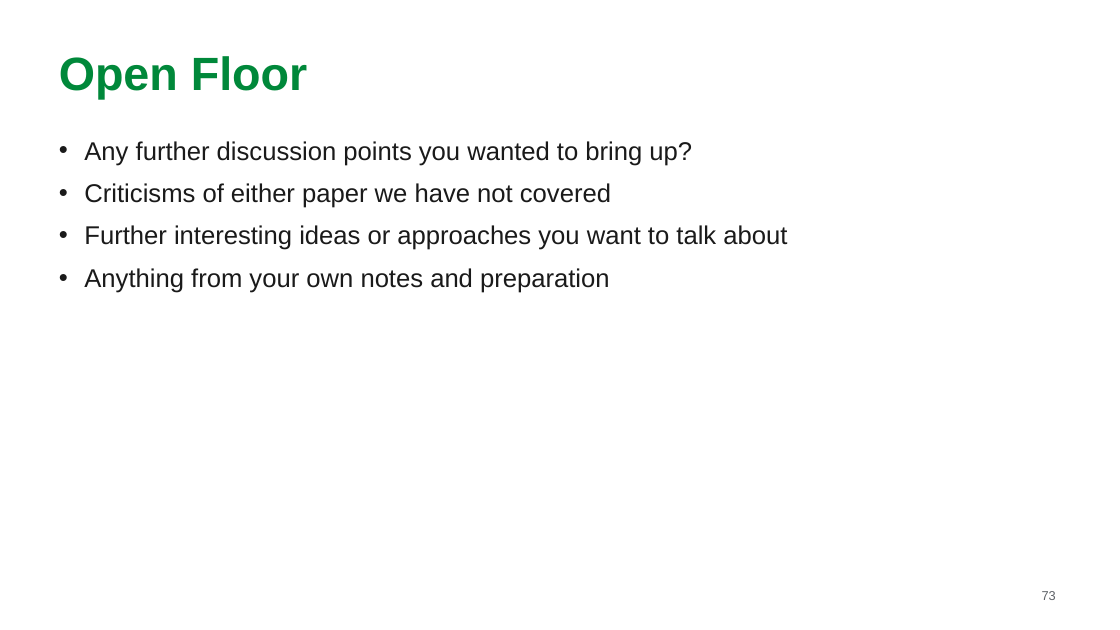
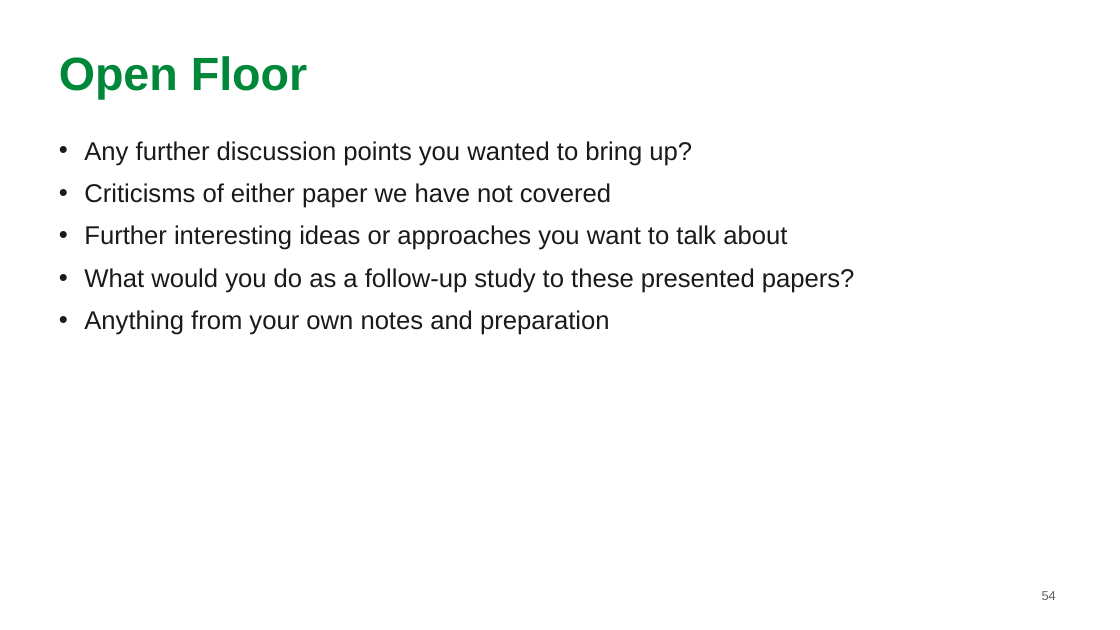
Before and after one commit to MarkAndreDuesing/Reprod_Docs_And_Notes, a slide deck: slide 54 of Vorl_2/slides/lecture2-team-paper2.pptx (slide 73 before the commit). Drawn at 1120x630 pixels with LibreOffice and Linux fonts; fonts in the diff are those of the drawing. Boxes give left, top, right and bottom in pixels: in the first picture for what was removed or moved away, otherwise in the second. Text is boxed around its words. In the diff, an @@ line names an element or a change of style, - is before the commit and + after.

```diff
--- a/Vorl_2/slides/lecture2-team-paper2.pptx
+++ b/Vorl_2/slides/lecture2-team-paper2.pptx
@@ text at (x1=84, y1=268, x2=855, y2=293): paragraph added @@
+• What would you do as a follow-up study to these presented papers?
@@ page number at (x1=1042, y1=591, x2=1056, y2=600): text changed @@
-73
+54
```
Also in this commit, not shown: 18 other slides changed, 18 slides added, 1 slide removed, 2 other files.
